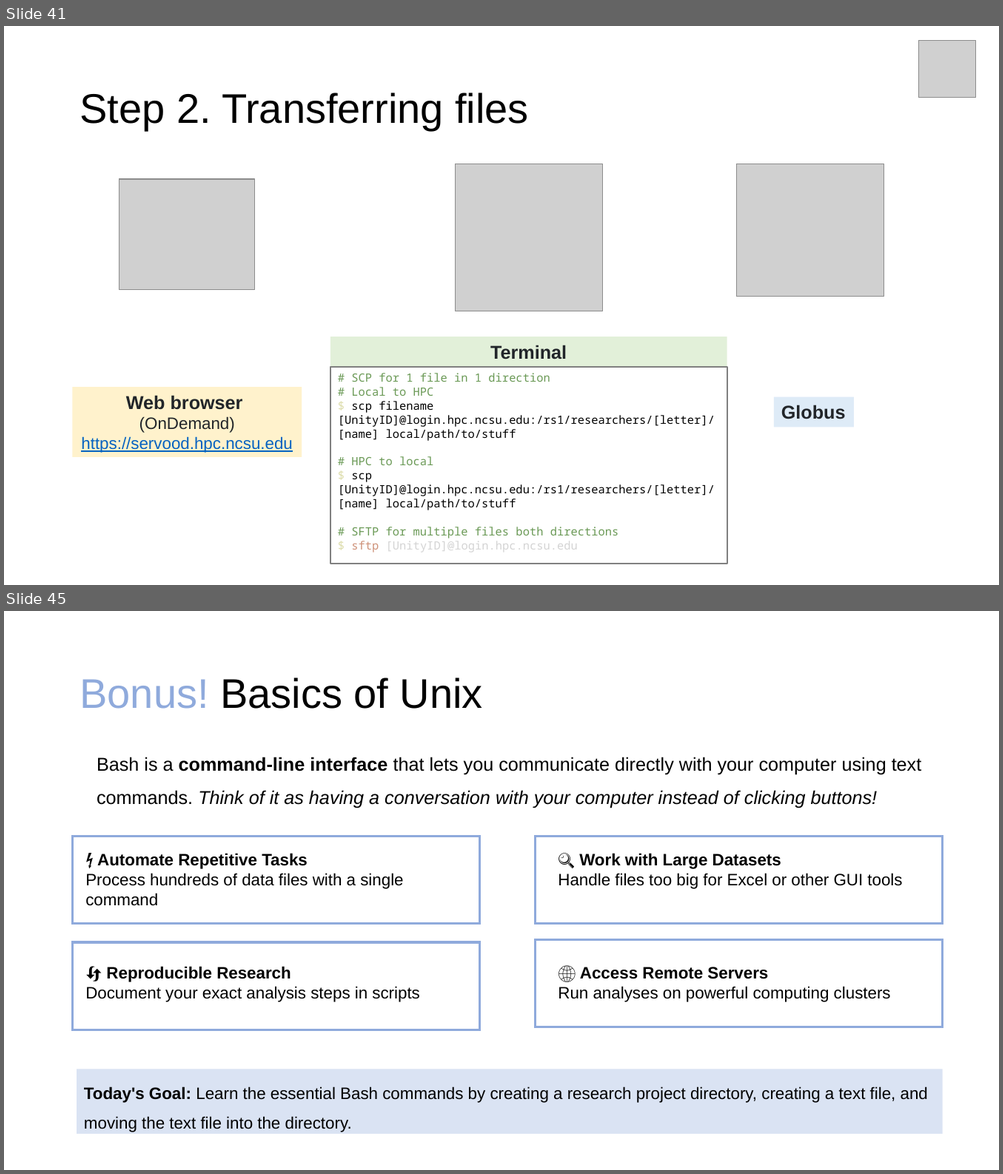
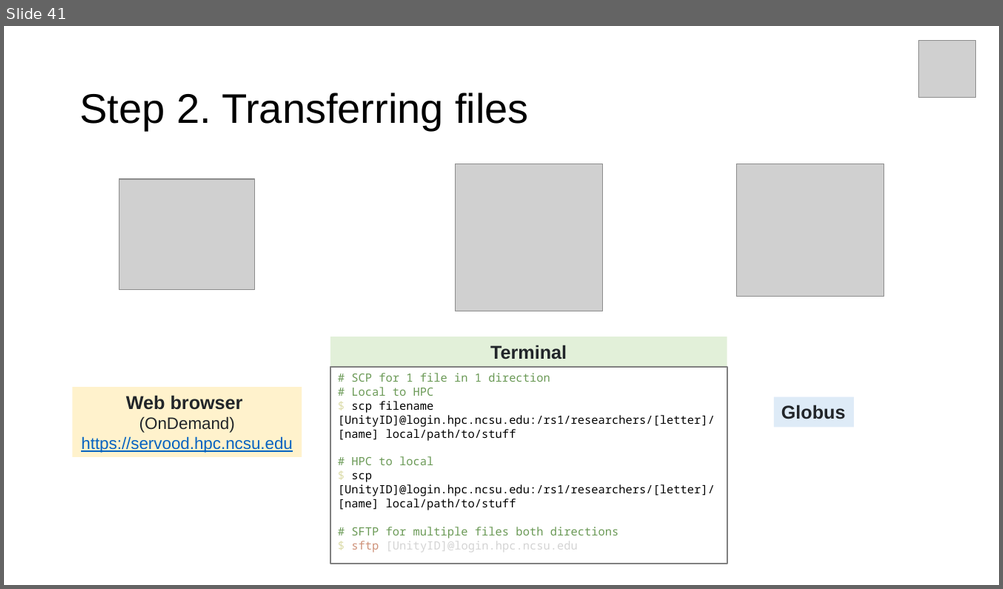
Before and after one commit to hurwitzlab/brc_hazel_training, a slide deck: slides/brc_hazel_0001.pptx. Shown one above the other, each under a label of ours: slides 41 and 45 before the commit, slide 41 after it; the slides between them are not shown. The pictures are 1003x1174 and 1003x589 pixels, drawn with LibreOffice and Linux fonts; fonts in the diff are those of the drawing; grey boxes stand for pictures. Boxes give left, top, right and bottom in pixels: in the first picture for what was removed or moved away, otherwise in the second. Text is boxed around its words. In the diff, an @@ line names an element or a change of style, - is before the commit and + after.

```diff
--- a/slides/brc_hazel_0001.pptx
+++ b/slides/brc_hazel_0001.pptx
@@ slide 45 removed at [4, 611, 999, 1170], background #FFFFFF @@
@@ title removed at [79, 678, 483, 709] @@
-Bonus! Basics of Unix
@@ text removed at [96, 757, 922, 809] @@
-Bash is a command-line interface that lets you communicate directly with your computer using text commands. Think of it as having a conversation with your computer instead of clicking buttons!
@@ group removed at [73, 836, 942, 1031]: 4 rectangles, 4 texts @@
-⚡ Automate Repetitive Tasks
-Process hundreds of data files with a single command
-🔍 Work with Large Datasets
-Handle files too big for Excel or other GUI tools
-🔄 Reproducible Research
-Document your exact analysis steps in scripts
-🌐 Access Remote Servers
-Run analyses on powerful computing clusters
@@ rectangle removed at [77, 1069, 942, 1134] @@
-Today's Goal: Learn the essential Bash commands by creating a research project directory, creating a text file, and moving the text file into the directory.
```
Also in this commit, not shown: 7 slides changed, 2 slides added, 7 other slides removed, 14 other files.
